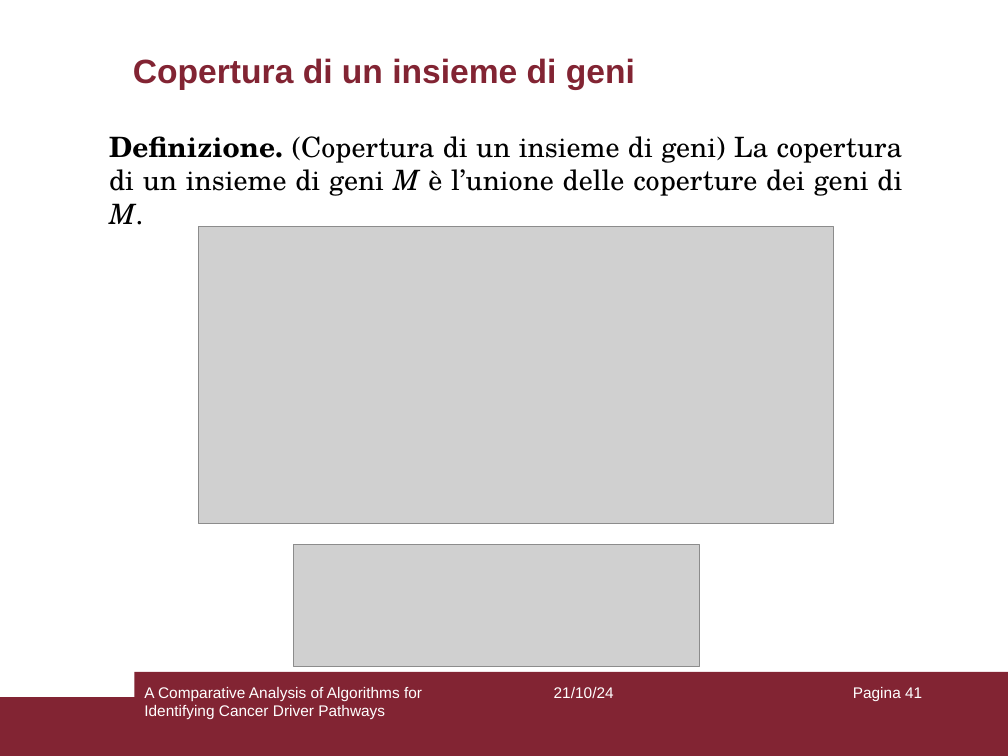
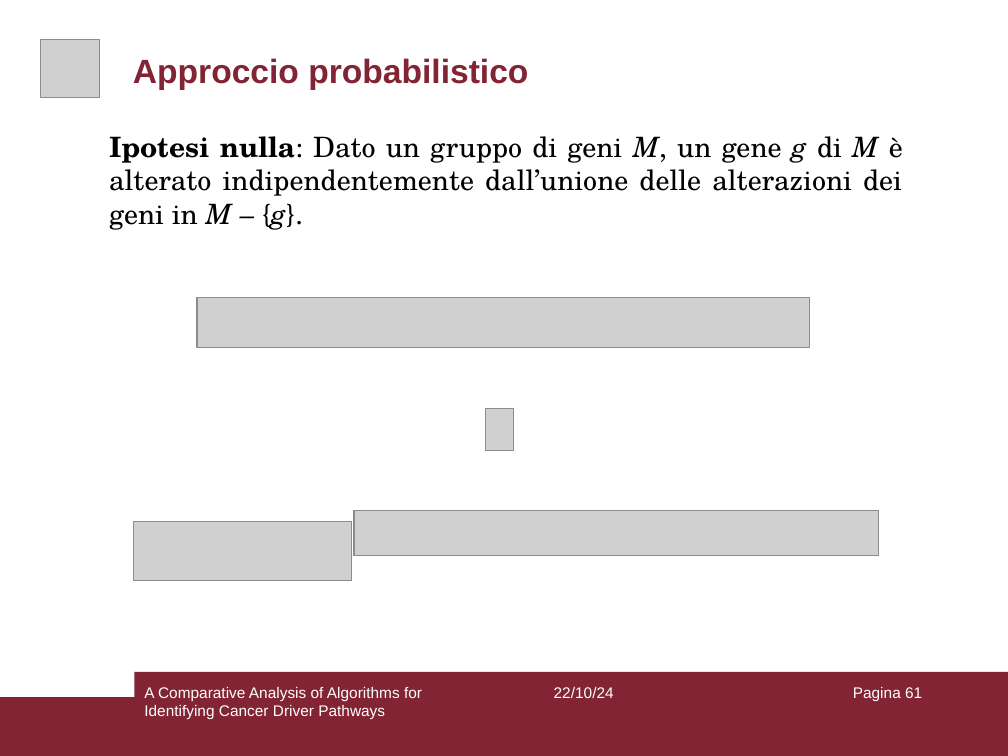
Before and after one commit to aflaag/bsc-thesis, a slide deck: slide 61 of presentation/slides.odp (slide 41 before the commit). Drawn at 1008x756 pixels with LibreOffice and Linux fonts; fonts in the diff are those of the drawing; grey boxes stand for pictures. Boxes give left, top, right and bottom in pixels: in the first picture for what was removed or moved away, otherwise in the second. Text is boxed around its words. In the diff, an @@ line names an element or a change of style, - is before the commit and + after.

```diff
--- a/presentation/slides.odp
+++ b/presentation/slides.odp
@@ picture added at (40, 39, 99, 98) @@
@@ title at (133, 58, 528, 90): text changed @@
-Copertura di un insieme di geni
+Approccio probabilistico
@@ text at (109, 136, 903, 230): text changed @@
-Definizione. (Copertura di un insieme di geni) La copertura di un insieme di geni M è l’unione delle coperture dei geni di M.
+Ipotesi nulla: Dato un gruppo di geni M, un gene g di M è alterato indipendentemente dall’unione delle alterazioni dei geni in M – {g}.
@@ rectangle removed at (428, 226, 591, 515) @@
@@ picture: place and size @@
-picture at (199, 226, 834, 523)
+picture at (197, 297, 808, 348)
@@ picture added at (485, 409, 513, 451) @@
@@ picture added at (133, 522, 352, 581) @@
@@ picture: place and size @@
-picture at (293, 544, 700, 666)
+picture at (354, 511, 879, 556)
@@ text at (554, 687, 614, 698): text changed @@
-21/10/24
+22/10/24
@@ page number at (853, 687, 922, 701): text changed @@
-Pagina 41
+Pagina 61
```
Also in this commit, not shown: 64 other slides changed, 1 slide added, 11 slides removed, 9 other files.
